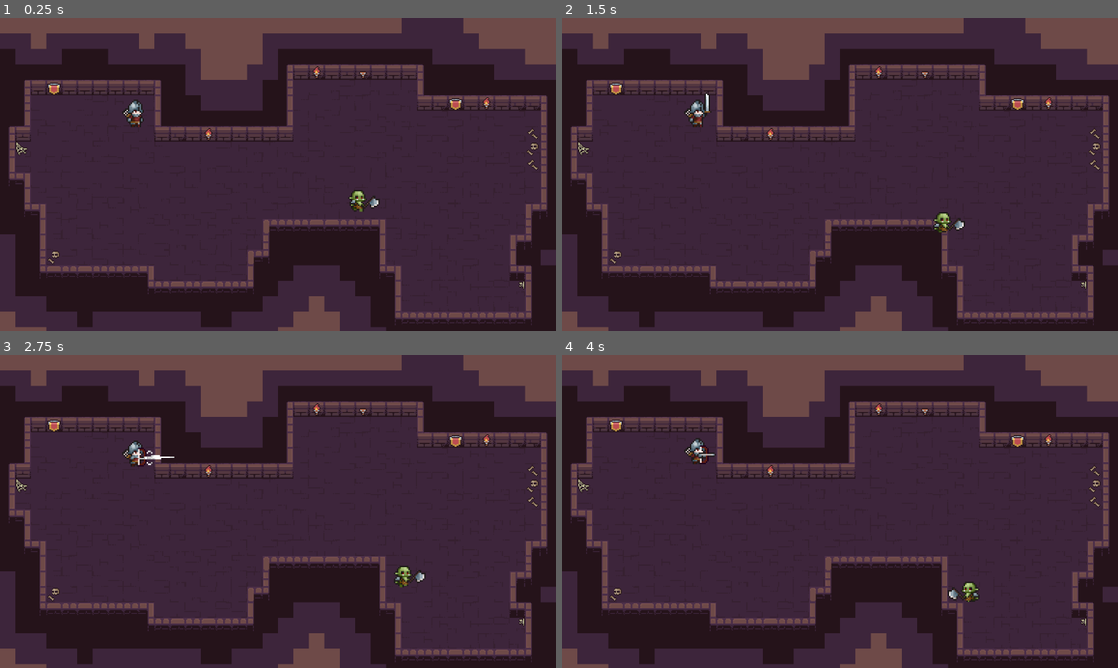
Above: before the commit, frames 1-4 (two rows, left to right).
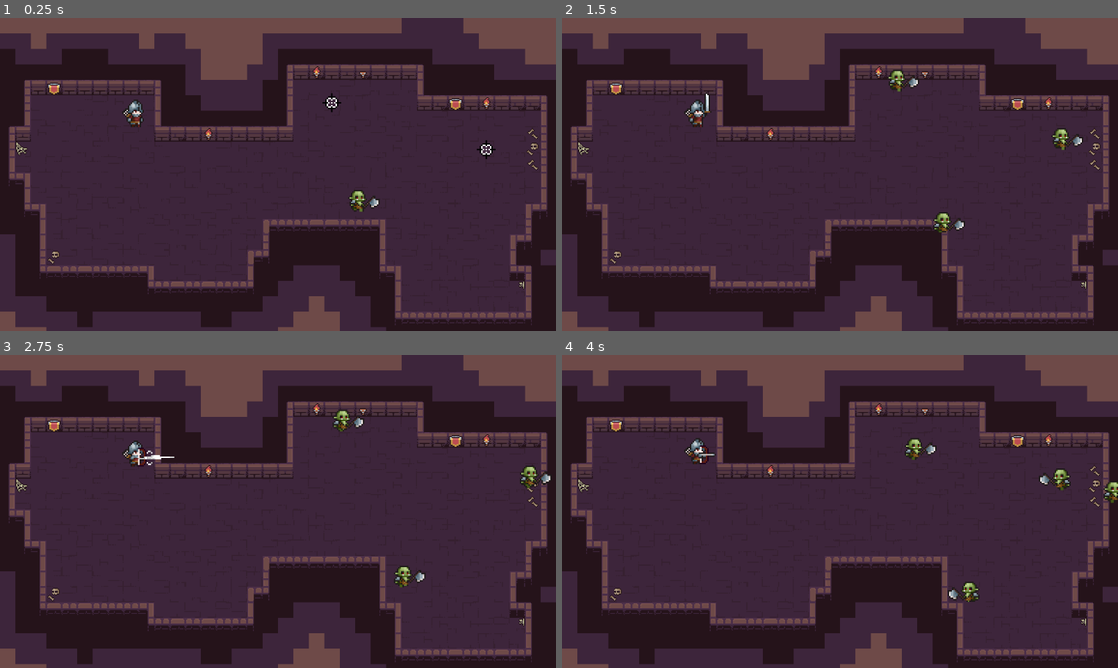
Above: after the commit, the same moments.

Repository: SevenGriphon/roguelike-like
Game: Godot game, scene res://scenes/main.tscn
Same seed, same stepped clock (60 frames per second), same inputs: the game is played once before the commit and once after it.
Inputs (mouse positions are in pixels of both pictures, inside the frame that each line leads up to):
- Up to frame 1 (0.25 s): no input
- Up to frame 2 (1.5 s): move the mouse to (962, 158) at 0.52 s; press the mouse at (962, 158) at 0.53 s; hold D (move_right) 0.53-1.28 s; move the mouse to (728, 190) at 1.27 s; release the mouse at (728, 190) at 1.28 s; hold S (move_down) from 1.28 s (still down); right-click (728, 190) at 1.35 s
- Up to frame 3 (2.75 s): move the mouse to (333, 442) at 2.02 s; release S (move_down) at 2.03 s; press the mouse at (333, 442) at 2.03 s; hold D (move_right) from 2.03 s (still down)
- Up to frame 4 (4 s): move the mouse to (812, 574) at 2.77 s; release D (move_right) at 2.78 s; release the mouse at (812, 574) at 2.78 s; hold W (move_up) 2.78-3.53 s; right-click (812, 574) at 2.85 s; move the mouse to (1006, 558) at 3.52 s; press the mouse at (1006, 558) at 3.53 s; hold A (move_left) from 3.53 s (still down)

The runs differ from the first frame. In frame 1, 0.1% of the frame differs, in the area x 58-90%, y 24-46%; in frame 2, 0.4%; in frame 3, 0.4%; in frame 4, 0.6%, in the area x 61-100%, y 26-48%.

Commit message:
Modify and enable enemy spawning system

Diff:
--- a/scenes/enemy_spawn_marker.tscn
+++ b/scenes/enemy_spawn_marker.tscn
@@ -10,7 +10,3 @@
 texture = ExtResource("1_evqy8")
 region_enabled = true
 region_rect = Rect2(40, 12, 15, 15)
-
-[node name="Timer" type="Timer" parent="."]
-one_shot = true
-autostart = true
--- a/scenes/main.tscn
+++ b/scenes/main.tscn
@@ -144,10 +144,11 @@
 [node name="PlayerCharacter" parent="." instance=ExtResource("1_o5qli")]
 position = Vector2(280, 226)
 
-[node name="EnemySpawner" type="Node" parent="."]
+[node name="EnemySpawner" type="Node" parent="." node_paths=PackedStringArray("tilemap")]
 script = ExtResource("4_jyhfs")
 orc_tscn = ExtResource("2_0wfyh")
 marker_tscn = ExtResource("5_tbgi4")
+tilemap = NodePath("../TileMap/MainLayer")
 
 [node name="Orc" parent="." instance=ExtResource("2_0wfyh")]
 position = Vector2(730, 396)
--- a/scenes/tile_map.tscn
+++ b/scenes/tile_map.tscn
@@ -17,39 +17,63 @@
 5:0/0 = 0
 5:0/0/physics_layer_0/polygon_0/points = PackedVector2Array(-8, -8, -1, -8, -1, 8, -8, 8)
 6:0/0 = 0
+6:0/0/custom_data_0 = true
 7:0/0 = 0
+7:0/0/custom_data_0 = true
 8:0/0 = 0
+8:0/0/custom_data_0 = true
 9:0/0 = 0
+9:0/0/custom_data_0 = true
 0:1/0 = 0
 0:1/0/physics_layer_0/polygon_0/points = PackedVector2Array(8, -8, 1, -8, 1, 8, 8, 8)
 1:1/0 = 0
+1:1/0/custom_data_0 = true
 2:1/0 = 0
+2:1/0/custom_data_0 = true
 3:1/0 = 0
+3:1/0/custom_data_0 = true
 4:1/0 = 0
+4:1/0/custom_data_0 = true
 5:1/0 = 0
 5:1/0/physics_layer_0/polygon_0/points = PackedVector2Array(-8, -8, -1, -8, -1, 8, -8, 8)
 6:1/0 = 0
+6:1/0/custom_data_0 = true
 7:1/0 = 0
+7:1/0/custom_data_0 = true
 8:1/0 = 0
+8:1/0/custom_data_0 = true
 9:1/0 = 0
+9:1/0/custom_data_0 = true
 0:2/0 = 0
 0:2/0/physics_layer_0/polygon_0/points = PackedVector2Array(8, -8, 1, -8, 1, 8, 8, 8)
 1:2/0 = 0
+1:2/0/custom_data_0 = true
 2:2/0 = 0
+2:2/0/custom_data_0 = true
 3:2/0 = 0
+3:2/0/custom_data_0 = true
 4:2/0 = 0
+4:2/0/custom_data_0 = true
 5:2/0 = 0
 5:2/0/physics_layer_0/polygon_0/points = PackedVector2Array(-8, -8, -1, -8, -1, 8, -8, 8)
 6:2/0 = 0
+6:2/0/custom_data_0 = true
 7:2/0 = 0
+7:2/0/custom_data_0 = true
 8:2/0 = 0
+8:2/0/custom_data_0 = true
 9:2/0 = 0
+9:2/0/custom_data_0 = true
 0:3/0 = 0
 0:3/0/physics_layer_0/polygon_0/points = PackedVector2Array(8, -8, 1, -8, 1, 8, 8, 8)
 1:3/0 = 0
+1:3/0/custom_data_0 = true
 2:3/0 = 0
+2:3/0/custom_data_0 = true
 3:3/0 = 0
+3:3/0/custom_data_0 = true
 4:3/0 = 0
+4:3/0/custom_data_0 = true
 5:3/0 = 0
 5:3/0/physics_layer_0/polygon_0/points = PackedVector2Array(-8, -8, -1, -8, -1, 8, -8, 8)
 6:3/0 = 0
@@ -89,9 +113,13 @@
 8:5/0 = 0
 9:5/0 = 0
 0:6/0 = 0
+0:6/0/custom_data_0 = true
 1:6/0 = 0
+1:6/0/custom_data_0 = true
 2:6/0 = 0
+2:6/0/custom_data_0 = true
 3:6/0 = 0
+3:6/0/custom_data_0 = true
 4:6/0 = 0
 5:6/0 = 0
 6:6/0 = 0
@@ -99,9 +127,13 @@
 8:6/0 = 0
 9:6/0 = 0
 0:7/0 = 0
+0:7/0/custom_data_0 = true
 1:7/0 = 0
+1:7/0/custom_data_0 = true
 2:7/0 = 0
+2:7/0/custom_data_0 = true
 3:7/0 = 0
+3:7/0/custom_data_0 = true
 4:7/0 = 0
 5:7/0 = 0
 6:7/0 = 0
@@ -132,6 +164,8 @@
 [sub_resource type="TileSet" id="TileSet_47enk"]
 physics_layer_0/collision_layer = 16
 physics_layer_0/collision_mask = 0
+custom_data_layer_0/name = "can_spawn"
+custom_data_layer_0/type = 1
 sources/0 = SubResource("TileSetAtlasSource_tjuek")
 
 [node name="TileMapLayer" type="TileMapLayer"]
--- a/scripts/enemy_spawner.gd
+++ b/scripts/enemy_spawner.gd
@@ -4,42 +4,60 @@
 @export var marker_tscn :PackedScene
 @export var min_spawn_time = 10
 @export var max_spawn_time = 30
+@export var tilemap : TileMapLayer
+
 var wave = 0
 var alive_enemies : int
-
-func start_new_wave() -> void:
-	return
-	wave += 1
-	for enemy in range(wave*3):
-		prepare_to_spawn_enemy()
-
-func prepare_to_spawn_enemy():
-	var marker :Node2D = marker_tscn.instantiate()
-	get_tree().current_scene.add_child.call_deferred(marker)
-
-	var x_pos = randf_range(0, get_viewport().size.x)
-	var y_pos = randf_range(0, get_viewport().size.y)
-	var position = Vector2(x_pos, y_pos)
-	marker.position = position
-
-	var delay_timer :Timer = marker.get_node("Timer")
-	delay_timer.connect("timeout", func(): # connecting enemy spawning to timer timeout
-		spawn_enemy(position, marker)
-	)
-
-func spawn_enemy(position, marker :Node2D):
-	marker.queue_free()
-
-	var orc :CharacterBody2D = orc_tscn.instantiate()
-	orc.position = position
-	get_tree().current_scene.add_child(orc)
-
-	orc.died.connect(func():
-		alive_enemies -= 1
-		if alive_enemies <= 0:
-			start_new_wave()
-	)
-	alive_enemies += 1
+var wave_enemies : Array = []
 
 func _ready() -> void:
 	start_new_wave()
+
+func start_new_wave() -> void:
+	#return
+	wave += 1
+	var valid_positions = get_valid_spawn_positions()
+	queue_enemies(wave*3, valid_positions)
+	await get_tree().create_timer(1).timeout
+	spawn_enemies()
+
+func get_valid_spawn_positions() -> Array:
+	var valid_pos = []
+	for pos in tilemap.get_used_cells():
+		var tile_data = tilemap.get_cell_tile_data(pos)
+		if tile_data.get_custom_data("can_spawn"):
+			var local_pos = tilemap.map_to_local(pos)
+			valid_pos.append(tilemap.to_global(local_pos))
+	return valid_pos
+
+
+func queue_enemies(amount : int, positions : Array):
+	wave_enemies = []
+	for i in range(amount):
+		var enemy_pos = positions[randi_range(0, len(positions))]
+
+		var marker :Node2D = marker_tscn.instantiate()
+		get_tree().current_scene.add_child.call_deferred(marker)
+
+		marker.position = enemy_pos
+		var enemy_info : Dictionary = {
+			"position": enemy_pos,
+			"marker": marker,
+		}
+
+		wave_enemies.append(enemy_info)
+
+func spawn_enemies():
+	for enemy_info in wave_enemies:
+		enemy_info.marker.queue_free()
+
+		var orc :CharacterBody2D = orc_tscn.instantiate()
+		orc.position = enemy_info.position
+		get_tree().current_scene.add_child(orc)
+
+		orc.died.connect(func():
+			alive_enemies -= 1
+			if alive_enemies <= 0:
+				start_new_wave()
+		)
+		alive_enemies += 1
